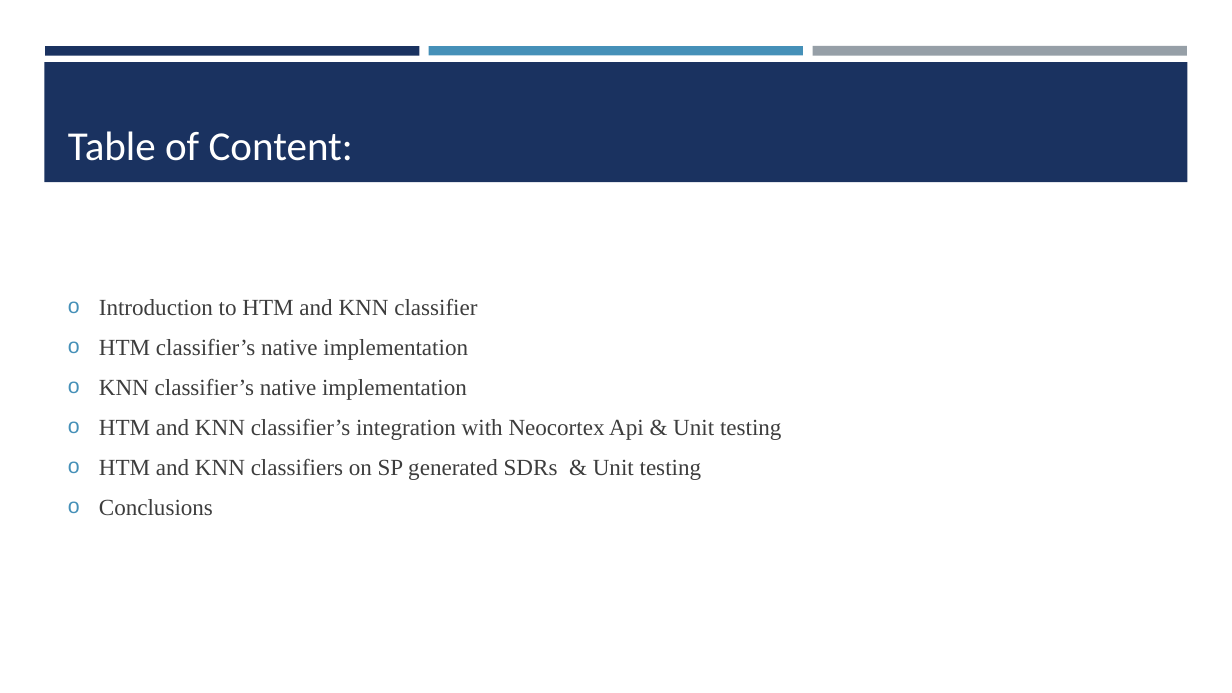
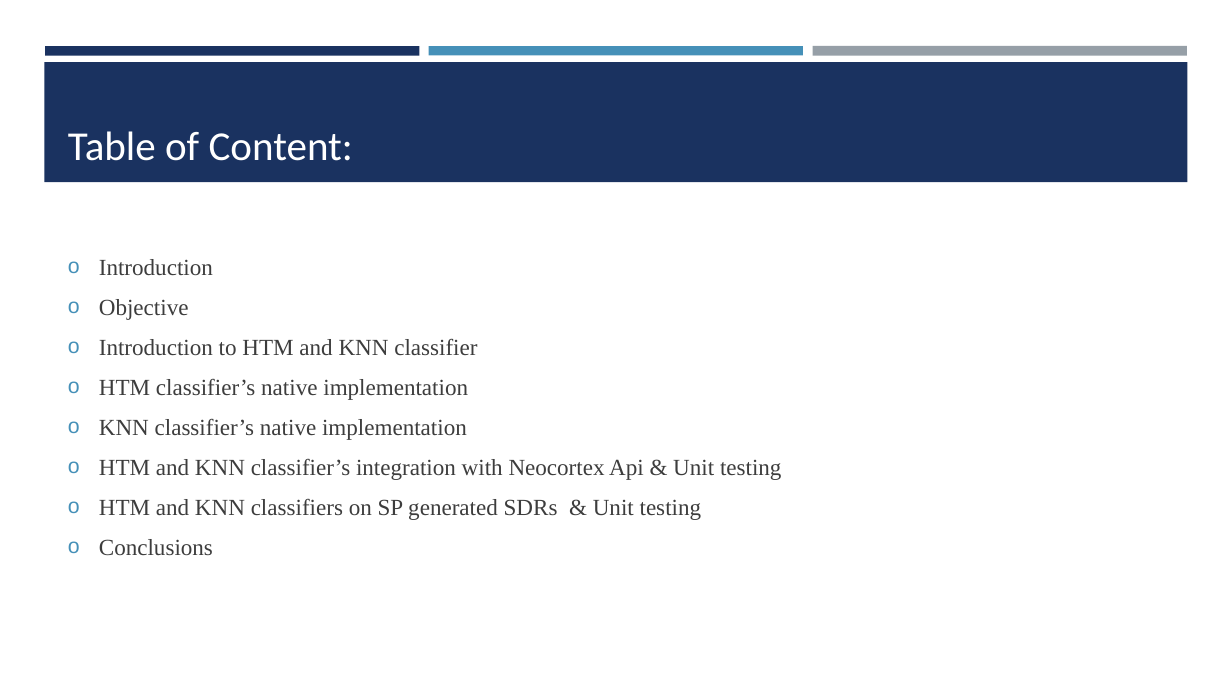
Before and after one commit to Abwahab55/neocortexapi-AppHorozon, a slide deck: slide 2 of source/Samples/Documentation/PPT_ML 2425-01 Investigate Image Reconstruction by Using Classifiers.pptx. Drawn at 1232x693 pixels with LibreOffice and Linux fonts; fonts in the diff are those of the drawing. Boxes give left, top, right and bottom in pixels: in the first picture for what was removed or moved away, otherwise in the second. Text is boxed around its words. In the diff, an @@ line names an element or a change of style, - is before the commit and + after.

```diff
--- a/source/Samples/Documentation/PPT_ML 2425-01 Investigate Image Reconstruction by Using Classifiers.pptx
+++ b/source/Samples/Documentation/PPT_ML 2425-01 Investigate Image Reconstruction by Using Classifiers.pptx
@@ text at [99,259,213,320]: paragraphs added @@
+o Introduction
+o Objective
```
Also in this commit, not shown: 5 other slides changed, 2 slides added, 7 other files.
